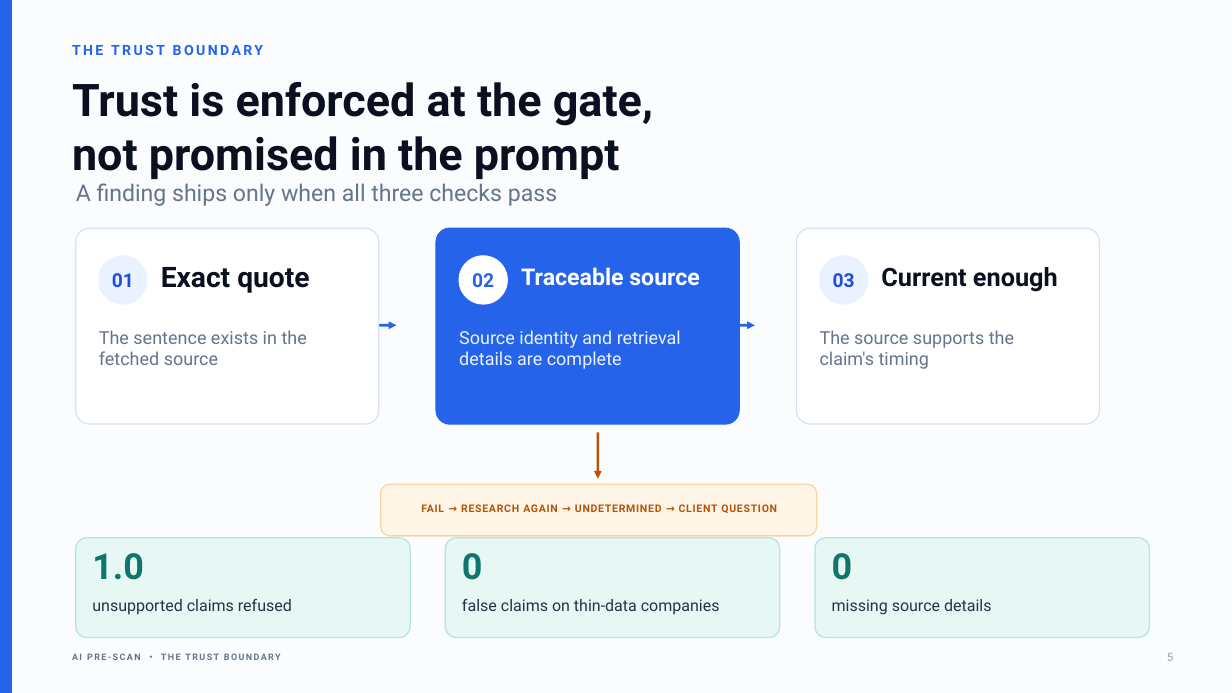
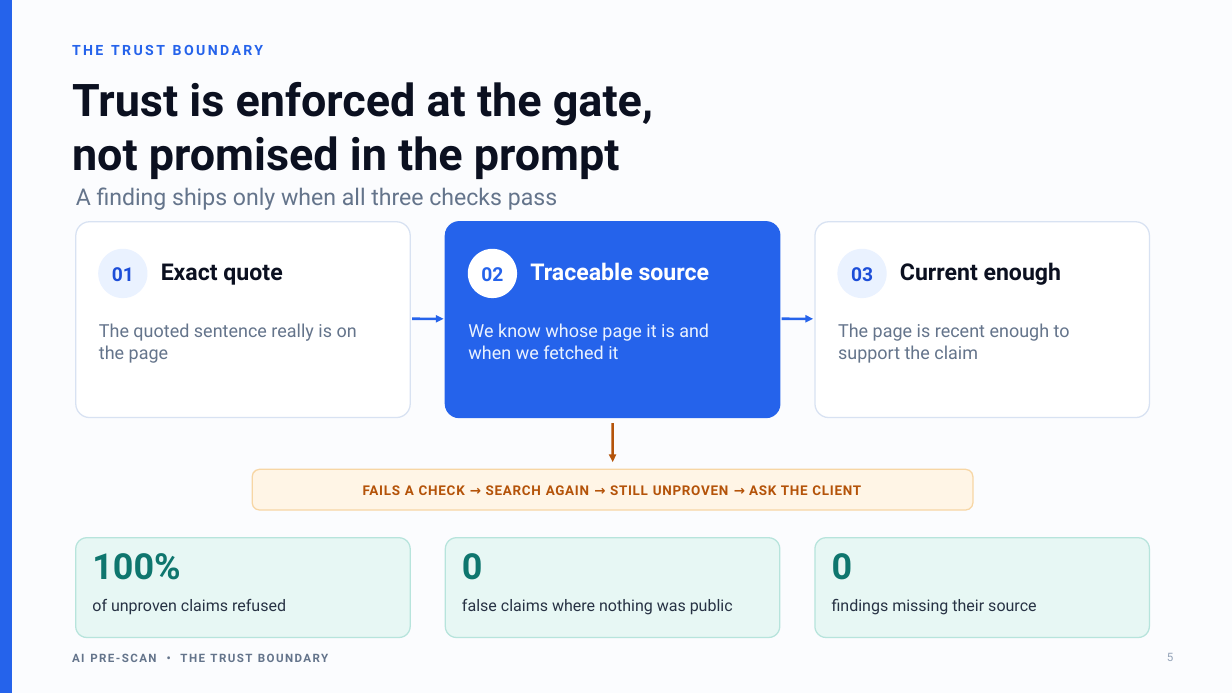
Before and after one commit to nyelugo/PROJECT-AI-Pre-Scan, a slide deck: slide 5 of docs/ai-pre-scan-presentation.pptx. Drawn at 1232x693 pixels with LibreOffice and Linux fonts; fonts in the diff are those of the drawing. Boxes give left, top, right and bottom in pixels: in the first picture for what was removed or moved away, otherwise in the second. Text is boxed around its words. In the diff, an @@ line names an element or a change of style, - is before the commit and + after.

```diff
--- a/docs/ai-pre-scan-presentation.pptx
+++ b/docs/ai-pre-scan-presentation.pptx
@@ text "A finding ships only when ...": place and size @@
-text "A finding ships only when ..." at [76, 183, 557, 206]
+text "A finding ships only when ..." at [76, 187, 557, 210]
@@ rounded rectangle: place and size @@
-rounded rectangle at [76, 228, 379, 424]
+rounded rectangle at [76, 222, 410, 418]
@@ rounded rectangle: place and size @@
-rounded rectangle at [436, 228, 739, 424]
+rounded rectangle at [445, 222, 780, 418]
@@ rounded rectangle: place and size @@
-rounded rectangle at [797, 228, 1100, 424]
+rounded rectangle at [815, 222, 1150, 418]
@@ text "01": place and size @@
-text "01" at [112, 273, 134, 287]
+text "01" at [112, 267, 134, 281]
@@ ellipse: place and size @@
-ellipse at [99, 256, 147, 304]
+ellipse at [99, 250, 147, 298]
@@ text "Exact quote" at [161, 263, 282, 285]: size 22 to 18 pt; line spacing 0.9 to 1 @@
@@ text "02": place and size @@
-text "02" at [472, 273, 494, 287]
+text "02" at [481, 267, 503, 281]
@@ ellipse: place and size @@
-ellipse at [459, 256, 507, 304]
+ellipse at [469, 250, 517, 298]
@@ text "Traceable source": place and size @@
-text "Traceable source" at [521, 267, 700, 286]
+text "Traceable source" at [530, 262, 710, 281]
@@ text "Traceable source" at [530, 262, 710, 281]: line spacing 0.9 to 1 @@
@@ text "03": place and size @@
-text "03" at [833, 273, 855, 287]
+text "03" at [851, 267, 873, 281]
@@ ellipse: place and size @@
-ellipse at [820, 256, 868, 304]
+ellipse at [838, 250, 886, 298]
@@ text "Current enough": place and size @@
-text "Current enough" at [881, 267, 1058, 292]
+text "Current enough" at [900, 262, 1062, 285]
@@ text "Current enough" at [900, 262, 1062, 285]: size 19.7 to 18 pt; line spacing 0.9 to 1 @@
@@ text at [99, 323, 357, 363]: text changed @@
-The sentence exists in the fetched source
+The quoted sentence really is on the page
@@ arrow moved from (358, 325) - (396, 325) to (412, 319) - (444, 319) @@
@@ text at [468, 323, 709, 359]: text changed @@
-Source identity and retrieval details are complete
+We know whose page it is and when we fetched it
@@ arrow moved from (716, 325) - (755, 325) to (782, 319) - (813, 319) @@
@@ text at [838, 323, 1070, 363]: text changed @@
-The source supports the claim's timing
+The page is recent enough to support the claim
@@ arrow moved from (598, 433) - (598, 479) to (613, 423) - (613, 462) @@
@@ rounded rectangle: place and size @@
-rounded rectangle at [381, 484, 817, 536]
+rounded rectangle at [252, 470, 973, 510]
@@ text "AI PRE-SCAN • THE TRUST ..." at [781, 485, 808, 495]: size 7 to 9 pt; line spacing 0.8 to 1 @@
@@ text at [363, 485, 861, 495]: text changed; size 8.1 to 10.5 pt @@
-FAIL → RESEARCH AGAIN → UNDETERMINED → CLIENT QUESTION
+FAILS A CHECK → SEARCH AGAIN → STILL UNPROVEN → ASK THE CLIENT
@@ text at [92, 553, 180, 580]: text changed @@
-1.0
+100%
@@ text at [92, 599, 286, 615]: text changed @@
-unsupported claims refused
+of unproven claims refused
@@ text at [462, 599, 733, 615]: text changed @@
-false claims on thin-data companies
+false claims where nothing was public
@@ text at [832, 599, 1036, 615]: text changed @@
-missing source details
+findings missing their source
```
Also in this commit, not shown: 7 other slides changed, 2 slides added, 2 slides removed.
